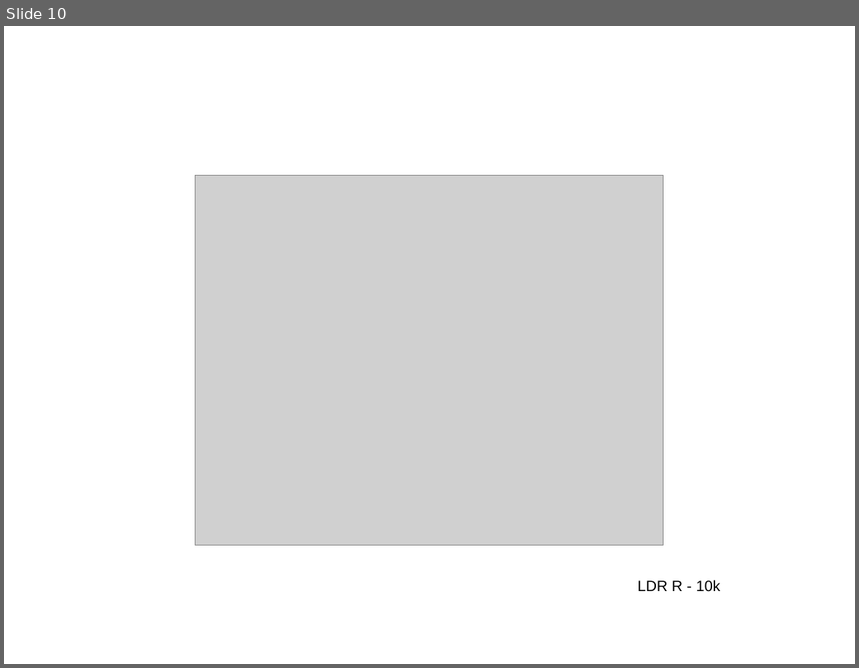
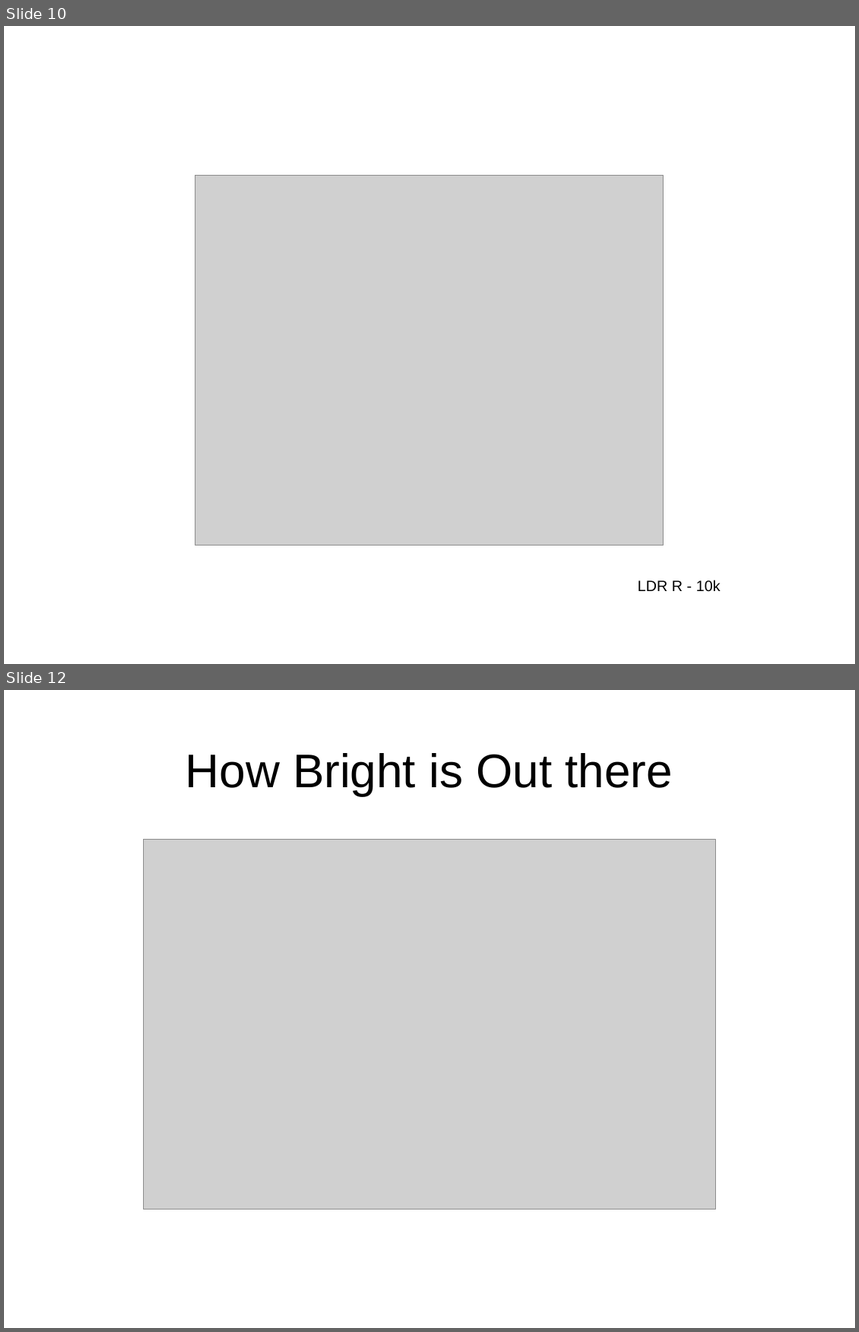
Before and after one commit to dhayanithivijayan/LearnIt, a slide deck: Arduino/DayThree.odp. Shown one above the other, each under a label of ours: slide 10 before the commit, slides 10 and 12 after it; the slides between them are not shown. The pictures are 859x668 and 859x1332 pixels, drawn with LibreOffice and Linux fonts; fonts in the diff are those of the drawing; grey boxes stand for pictures. Boxes give left, top, right and bottom in pixels: in the first picture for what was removed or moved away, otherwise in the second. Text is boxed around its words. In the diff, an @@ line names an element or a change of style, - is before the commit and + after.

```diff
--- a/Arduino/DayThree.odp
+++ b/Arduino/DayThree.odp
@@ slide 12 added at [4,690,855,1328], background #FFFFFF @@
@@ title added at [186,753,672,796], 44 pt, text #000000 @@
+How Bright is Out there
@@ picture added at [144,839,716,1209] @@
```
Also in this commit, not shown: 5 other slides added, 5 slides removed, 4 other files.
